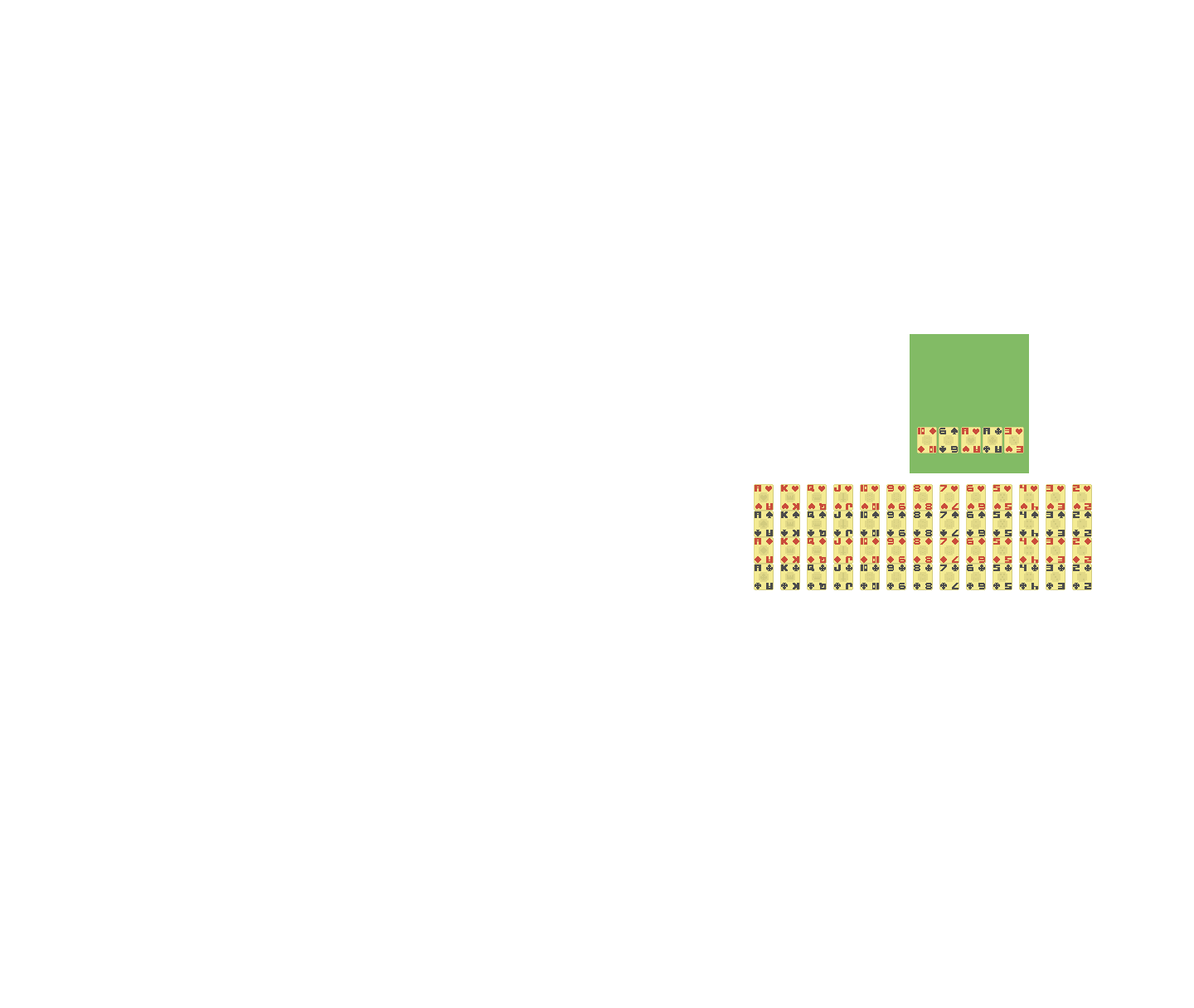
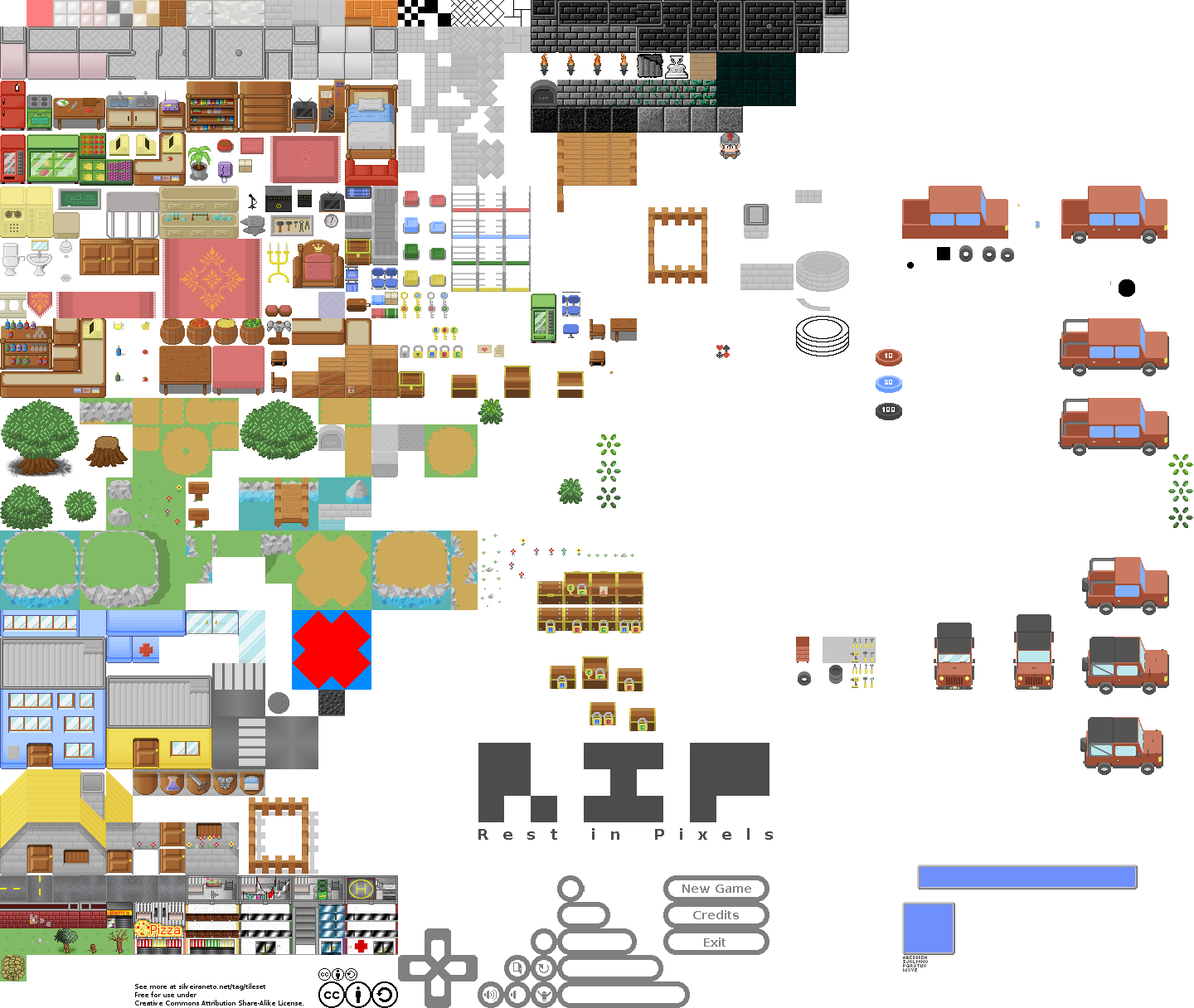
Layered file, before and after one edit (1194×1008). Changes by layer:
hid "pebble screen" over (753, 334, 1092, 591)
showed "Background copy", painted on it over (0, 0, 1193, 1008)
